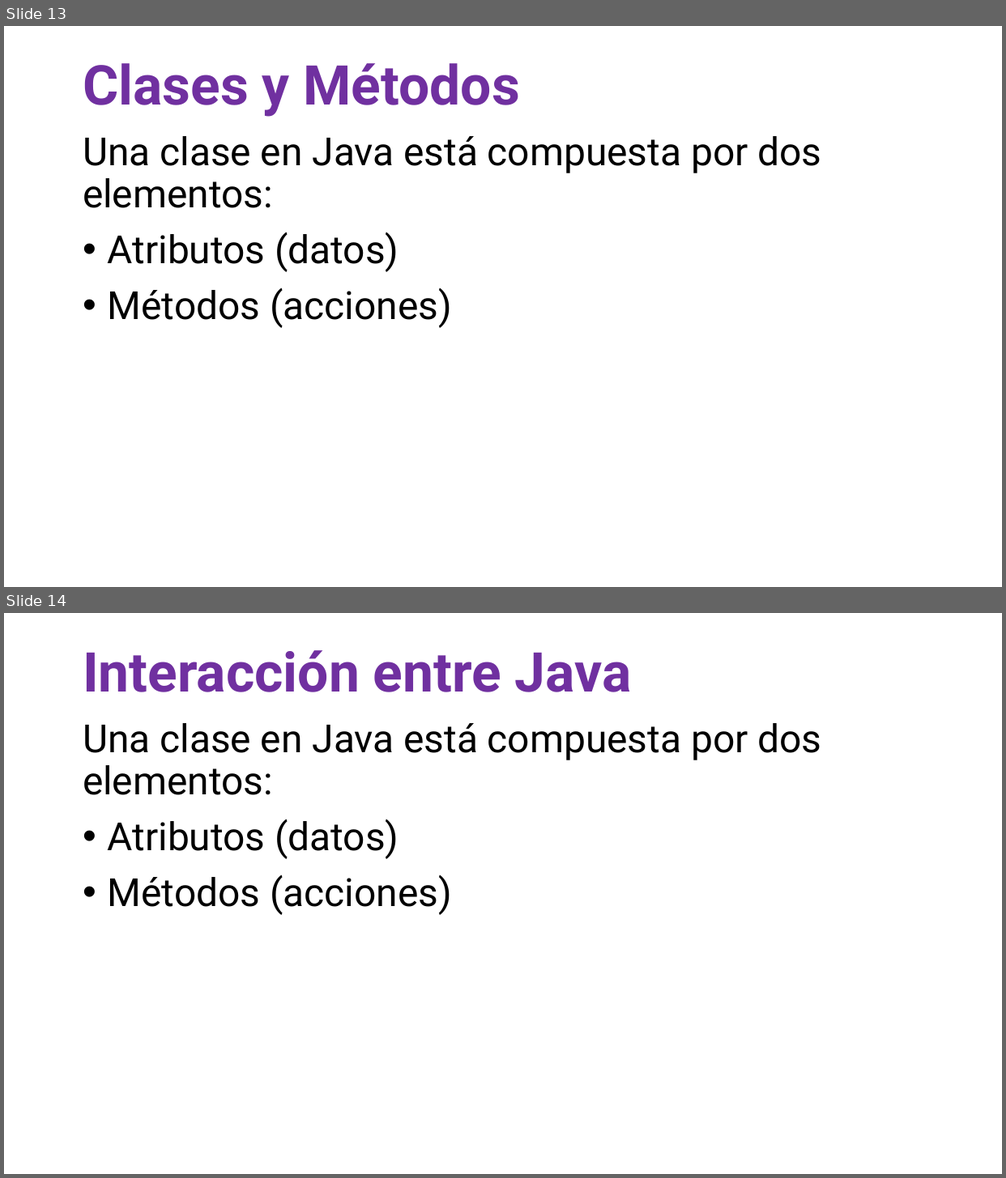
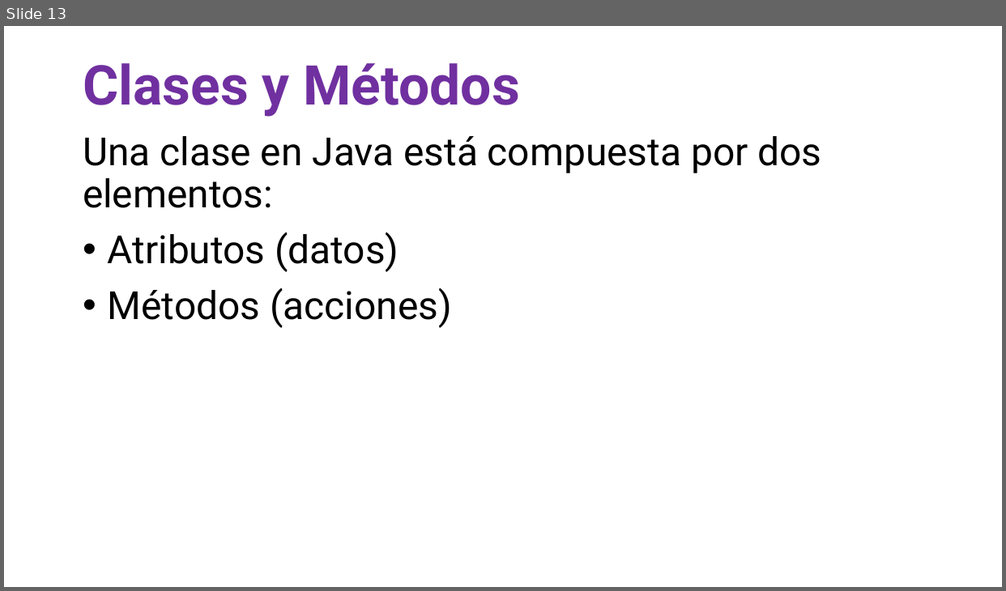
Before and after one commit to OMardil/INFO2, a slide deck: MOD03_Introduccion_a_OOP/01 Presentacion/INFO2_MOD03-Introduccion_a_OOP.pptx. Shown one above the other, each under a label of ours: slides 13 and 14 before the commit, slide 13 after it. The pictures are 1006x1178 and 1006x591 pixels, drawn with LibreOffice and Linux fonts; fonts in the diff are those of the drawing. Boxes give left, top, right and bottom in pixels: in the first picture for what was removed or moved away, otherwise in the second. Text is boxed around its words. In the diff, an @@ line names an element or a change of style, - is before the commit and + after.

```diff
--- a/MOD03_Introduccion_a_OOP/01 Presentacion/INFO2_MOD03-Introduccion_a_OOP.pptx
+++ b/MOD03_Introduccion_a_OOP/01 Presentacion/INFO2_MOD03-Introduccion_a_OOP.pptx
@@ slide 14 removed at bbox=[4, 613, 1002, 1174], background #FFFFFF @@
@@ title removed at bbox=[83, 650, 632, 692] @@
-Interacción entre Java
@@ text removed at bbox=[83, 723, 821, 915] @@
-Una clase en Java está compuesta por dos elementos:
-• Atributos (datos)
-• Métodos (acciones)
```
Also in this commit, not shown: 2 slides changed, 6 slides added, 2 other files.
